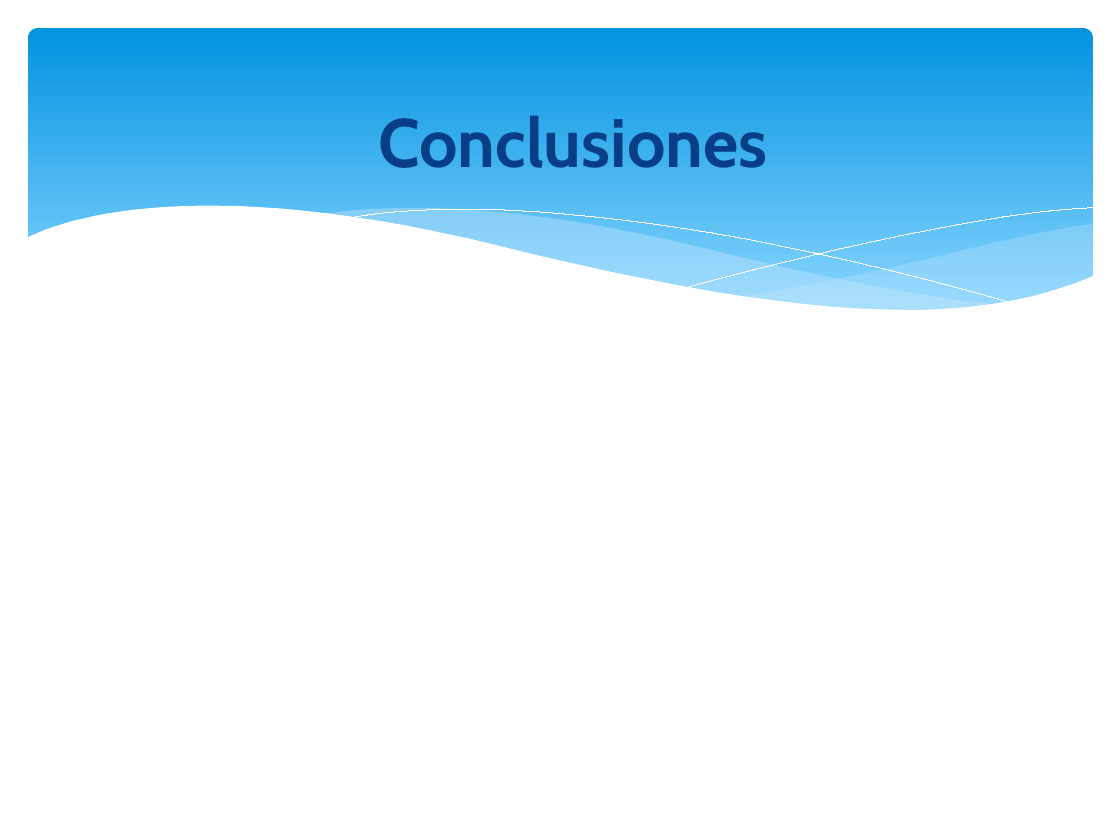
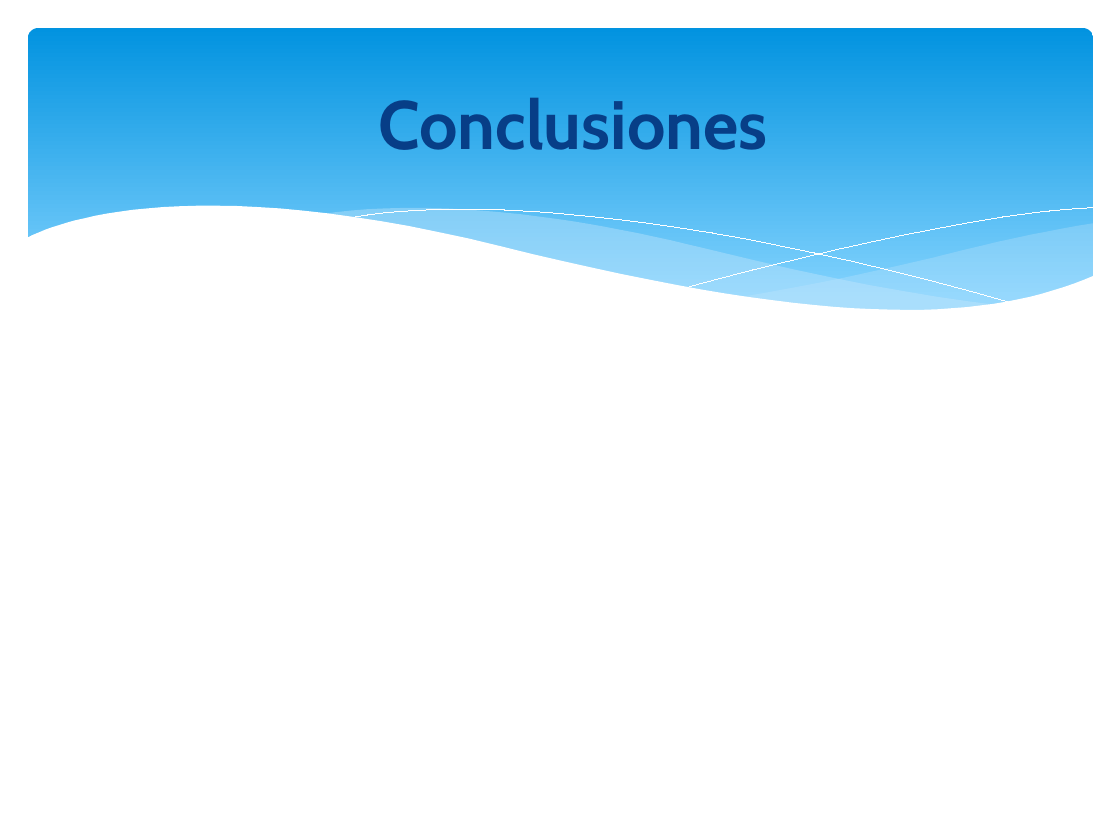
Before and after one commit to orlysemperfi/tp3-contratos-clientes, a slide deck: slide 16 of ITERACION 5/SUBITERACION 2/PRESENTACION01/PPT TP3 PRES02.pptx. Drawn at 1120x840 pixels with LibreOffice and Linux fonts; fonts in the diff are those of the drawing. Boxes give left, top, right and bottom in pixels: in the first picture for what was removed or moved away, otherwise in the second. Text is boxed around its words. In the diff, an @@ line names an element or a change of style, - is before the commit and + after.

```diff
--- a/ITERACION 5/SUBITERACION 2/PRESENTACION01/PPT TP3 PRES02.pptx
+++ b/ITERACION 5/SUBITERACION 2/PRESENTACION01/PPT TP3 PRES02.pptx
@@ text "Conclusiones": place and size @@
-text "Conclusiones" at bbox=[378, 116, 767, 168]
+text "Conclusiones" at bbox=[378, 98, 767, 150]
```
Also in this commit, not shown: 10 other slides changed.
